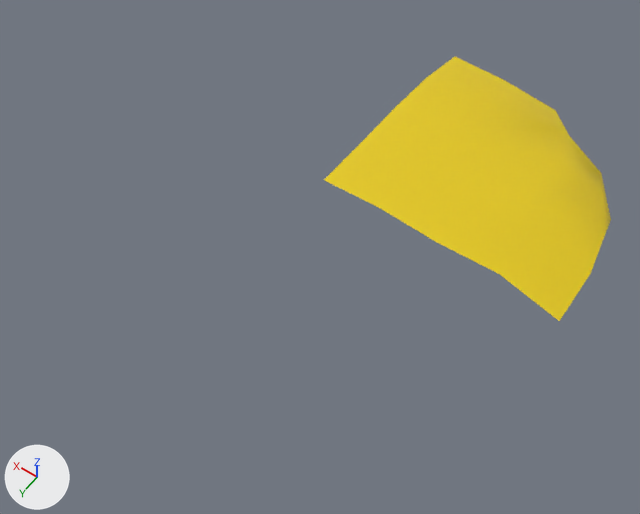
The glTF model assets/objects/Queso.glb: old version first, new version second.
Camera for both pictures: a camera (50 mm lens) standing at (0.735, 2.169, 2.801) and looking at (1.863, 0.59, 0.32). Every picture has the same lights, and +X, +Y and +Z are marked at lower left. Where no turn or scale is listed for an object, it has been applied to the vertices.

The scene before the commit, as lines of its bpy script (objects in view):
```python
me_plane_006 = bpy.data.meshes.new('Plane.006')
me_plane_006.from_pydata(...)  # 25 vertices, 32 faces; spans x -0.91..0.0, y -0.91..0.0, z -0.228..0.012
me_plane_006.materials.append(mat_queso_001)  # yellow #e7cc0a
ob_queso = bpy.data.objects.new('Queso', me_plane_006)
ob_queso.location = (1.942, 0.458, 0.548)
```
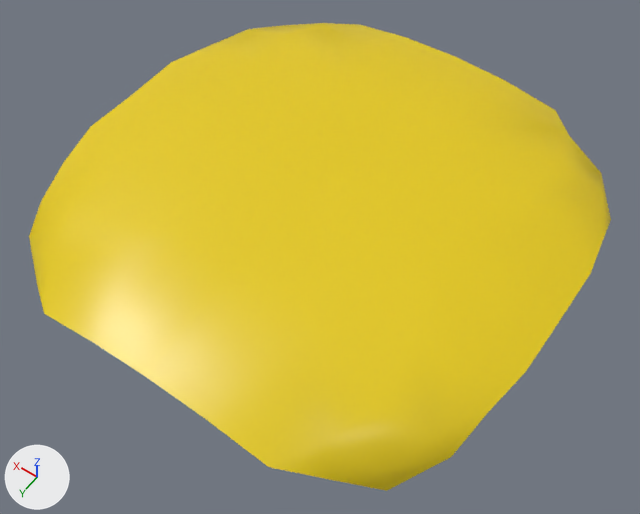
The change, as a diff of the scene's bpy script:
```diff
--- a/assets/objects/Queso.glb.py
+++ b/assets/objects/Queso.glb.py
@@ me_plane_006 @@
 # used by ob_queso; location = (1.942, 0.458, 0.548)
-me_plane_006.from_pydata(...)  # 25 vertices, 32 faces; spans x -0.91..0.0, y -0.91..0.0, z -0.228..0.012
+me_plane_006.from_pydata(...)  # 90 vertices, 128 faces; spans x -0.91..0.91, y -0.91..0.91, z -0.228..0.012
+# me_plane_006 part 1
+# 65 vertices are added at x -0.91..0.91, y -0.91..0.91, z -0.228..0.012
+# 96 new faces join them
 me_plane_006.materials.append(mat_queso_001)
```

Pixel boxes [x1, y1, x2, y2] of what changed, in the pictures (640 x 514 px):
'Queso', reshaped (102% wider, 77% taller): before [324, 57, 611, 321]; after [29, 23, 611, 491]
part 1 of me_plane_006, added (yellow): after [29, 23, 559, 491]
